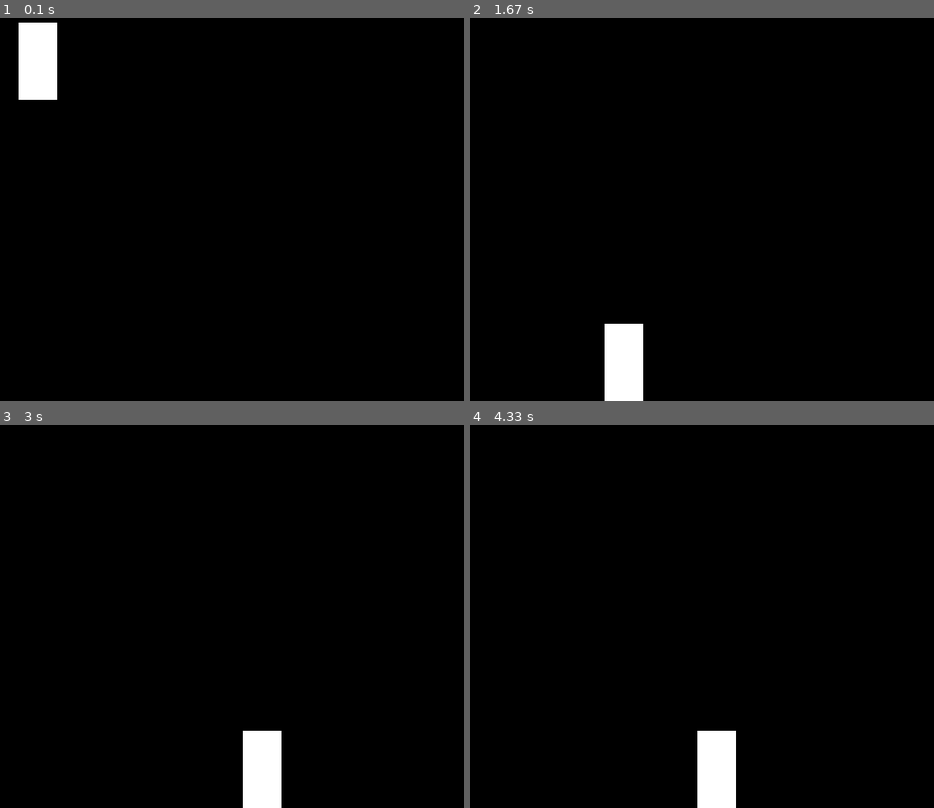
Above: before the commit, frames 1-4 (two rows, left to right).
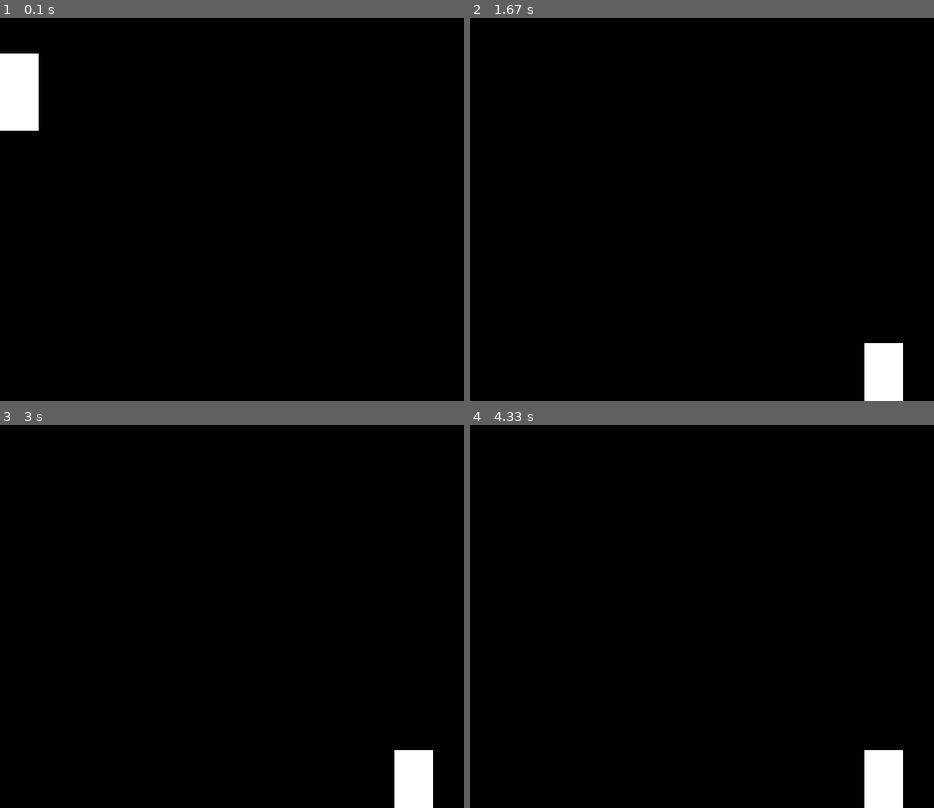
Above: after the commit, the same moments.

Repository: lvanderlyn/VideoGame
Game: pygame game, started from gravity_move.py
Two runs of this game, one before a commit and one after it. Both use one fixed random seed, a clock stepped at 60 frames per second and the inputs below. The source is Python 2; it was converted automatically to run under Python 3.
Inputs:
- Up to frame 1 (0.1 s): no input
- Up to frame 2 (1.67 s): hold W 0.33-0.8 s; hold Right 0.33-0.8 s; tap A at 0.83 s; tap S at 1.17 s; tap Space at 1.5 s
- Up to frame 3 (3 s): hold Right 1.83-2.3 s; tap S at 2.67 s
- Up to frame 4 (4.33 s): hold Right 3-3.47 s; hold Left 3.5-4.03 s; hold Down from 4.07 s (still down)

The runs differ from the first frame. In frame 1, 2.3% of the frame differs, in the area x 0-13%, y 1-30%; in frame 2, 2.9%, in the area x 29-94%, y 79-100%; in frame 3, 2.9%; in frame 4, 2.9%.

Commit message:
Removed velocity.  Needs work

Diff:
--- a/gravity_move.py
+++ b/gravity_move.py
@@ -13,10 +13,9 @@
     """
     Basic jumpman object that stores a tuple position and a tuple velocity
     """
-    def __init__(self, position, velocity, width, height):
+    def __init__(self, position, width, height):
         #position and velocity are tuples of 2 x and y components
         self.position = position
-        self.velocity = velocity
         self.width = width
         self.height = height
     def getWidth(self):
@@ -35,30 +34,18 @@
         return self.position[1]
     def setY(self, y):
         self.position = (self.position[0],y)
-    def setVelocity(self,velocity):
-        self.velocity = velocity
-    def getVelocity(self):
-        return self.velocity
     def updatePosition(self, dt):
-        x = self.position[0] + self.velocity[0]*dt
-        y = self.position[1] + self.velocity[1]*dt
         self.position = (x,y)
     def jump(self):
-        vx = self.velocity[0]
-        vy = -10
-        self.velocity = (vx,vy)
+        self.position = (self.position[0],self.position[1]+0.5*50)
 
-def gravity(jumpman, dt):
+def gravity(jumpman):
     """
     updates the velocity of the jumpman after time dt has passed
     """
     acceleration = 50
-    speed = jumpman.getVelocity()[1] #jumpman velocity should be a tuple with x-comp and y-comp
-    yPos = jumpman.getPosition()[1] #position should be tuple of x-coor and y-coor of top right corner
 
-    dy = speed*dt + 0.5*acceleration*dt**2
-
-    jumpman.setVelocity((jumpman.getVelocity()[0], speed+(acceleration*dt)))
+    jumpman.setY(jumpman.getY()+0.5*acceleration)
 
 
 pygame.init()
@@ -85,18 +72,23 @@
 MAN_HEIGHT = 100.0
 MAN_WIDTH = 50.0
 
-MOVESPEED = 5
+MOVESPEED = 10
 
-man = Jumpman((0.0,100.0),(40.0,0.0), MAN_WIDTH, MAN_HEIGHT)
-pygame.draw.rect(DISPLAYSURF, WHITE, (man.getPosition()[0], man.getPosition()[1], man.getWidth(),man.getHeight()))
+man = Jumpman((0.0,0.0), MAN_WIDTH, MAN_HEIGHT)
+pygame.draw.rect(DISPLAYSURF, WHITE, (man.getX(), man.getY(), man.getWidth(),man.getHeight()))
 
 mode = 0
 
 
 moveY = 0
 moveX = 0
+isGravity = True
 jump = False
-isGravity = True
+moveUp = False
+moveDown = False
+moveLeft = False
+moveRight = False
+
 
 while True: # the main game loop
     DISPLAYSURF.fill(BLACK)
@@ -104,64 +96,60 @@
         if event.type == QUIT:
             pygame.quit()
             sys.exit()
-        if event.type == KEYDOWN:                   #denotes that one or more keys are pushed down
+        if event.type == KEYDOWN:
+            # change the keyboard variables
             if event.key == K_LEFT or event.key == ord('a'):
-                moveX = -1*MOVESPEED
+                moveRight = False
+                moveLeft = True
             if event.key == K_RIGHT or event.key == ord('d'):
-                moveX = 1*MOVESPEED
+                moveLeft = False
+                moveRight = True
             if event.key == K_UP or event.key == ord('w'):
-                moveY = -1*MOVESPEED
+                moveDown = False
+                moveUp = True
             if event.key == K_DOWN or event.key == ord('s'):
-                moveY = MOVESPEED
+                moveUp = False
+                moveDown = True
             if event.key == K_SPACE:
-                man.jump()
+                jump = True
         if event.type == KEYUP:
             if event.key == K_ESCAPE:
                 pygame.quit()
                 sys.exit()
             if event.key == K_LEFT or event.key == ord('a'):
-                moveX = 0
+                moveLeft = False
             if event.key == K_RIGHT or event.key == ord('d'):
-                moveX = 0
+                moveRight = False
             if event.key == K_UP or event.key == ord('w'):
-                moveY = 0
+                moveUp = False
             if event.key == K_DOWN or event.key == ord('s'):
-                moveY = 0
-            if event.key == K_SPACE:
-                jump = False
+                moveDown = False
 
 
 
-
-    dt = 0.1
-
-    print mode
+    dt = 1.0/FPS
 
 
-    if mode == MODE_FALL:
-        man.setY(man.getY() + moveY)
+
+    if(man.getPosition()[1] < (WINDOWHEIGHT-MAN_HEIGHT)):
         isGravity = True
-    if mode == MODE_WALK:
-        isGravity=False
-        man.setX(man.getX() + moveX)
+    else:
+        man.setPosition((man.getPosition()[0],(WINDOWHEIGHT-MAN_HEIGHT)))
+        isGravity = False
     if jump:
-        mode == MODE_FALL
-        isGravity = True
         man.jump()
+        jump = False
 
-    if isGravity:
-        gravity(man, dt)
+    if moveLeft:
+        man.setX(man.getX()+ -1*MOVESPEED)
+    if moveRight:
+        man.setX(man.getX()+ 1*MOVESPEED)
+    if moveUp:
+        man.setY(man.getY()+ -1*MOVESPEED)
+    if moveDown:
+        man.setX(man.getY()+ 1*MOVESPEED)
 
-    if(man.getY() < (WINDOWHEIGHT-MAN_HEIGHT)):
-        mode = MODE_FALL
-    else:
-        man.setPosition((man.getX(),(WINDOWHEIGHT-MAN_HEIGHT)))
-        man.setVelocity((0.0,0.0))
-        mode = MODE_WALK
-
-    man.updatePosition(dt)
-
-
+    gravity(man)
 
 
     #draws a new jumpman rectangel
--- a/isContact_anne.py
+++ b/isContact_anne.py
@@ -120,7 +120,7 @@
 def isContact(actor, other):
     '''takes in the jumpman actor and an object and determines if there is contact between the two'''
     actor_rect = pygame.Rect(actor.getX(),actor.getY(),actor.getWidth()+1,actor.getHeight()+1)
-    other_rect = pygame.Rect(actor.getX(),actor.getY(),other.getWidth()+1,other.getHeight()+1)
+    other_rect = pygame.Rect(other.getX(),other.getY(),other.getWidth()+1,other.getHeight()+1)
     contact = other_rect.colliderect(actor_rect)
     if contact:
         print "True"
